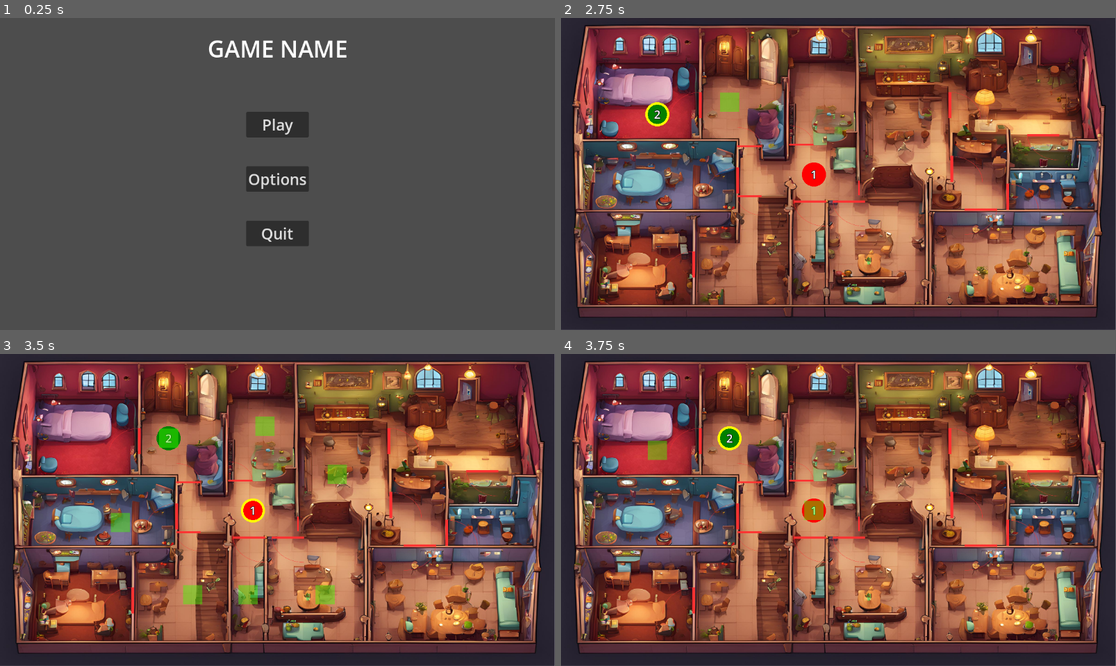
Above: before the commit, frames 1-4 (two rows, left to right).
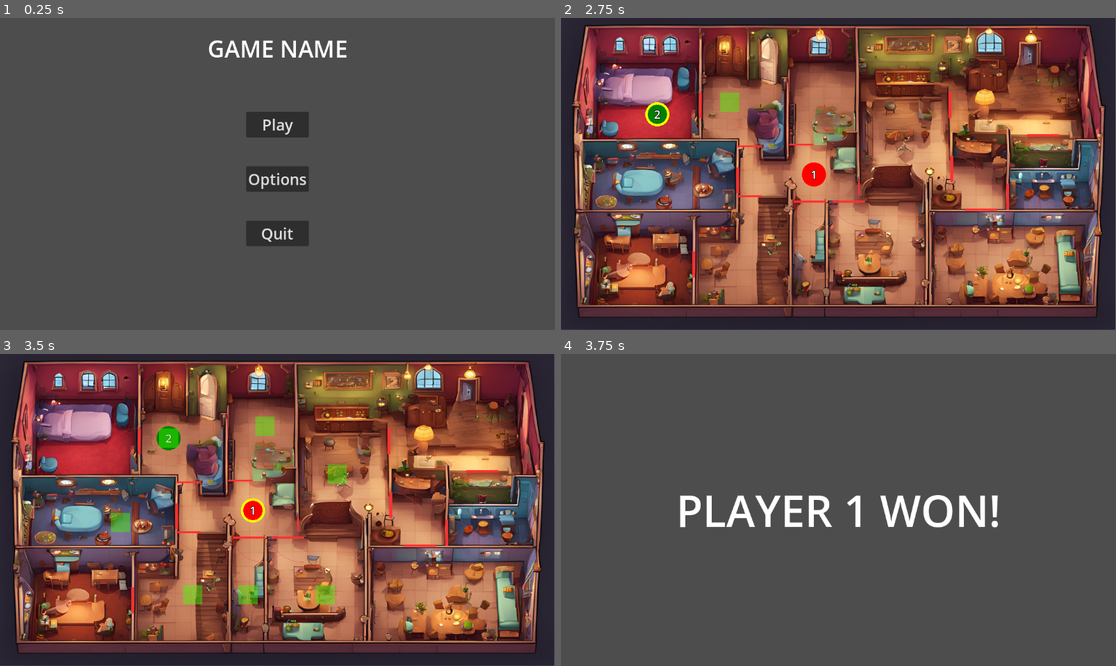
Above: after the commit, the same moments.

Repository: Yogadhveep/transylvaniagame
Game: Godot game, scene res://MainScreen.tscn
Two runs of this game, one before a commit and one after it. Both use one fixed random seed, a clock stepped at 60 frames per second and the inputs below.
Inputs (mouse positions are in pixels of both pictures, inside the frame that each line leads up to):
- Up to frame 1 (0.25 s): no input
- Up to frame 2 (2.75 s): click "Play" at 0.5 s; click "Start Game" at 1.25 s; click (816, 174) at 2 s
- Up to frame 3 (3.5 s): click (166, 438) at 2.75 s
- Up to frame 4 (3.75 s): click (727, 438) at 3.52 s

Frames 1-3 are identical in both runs. In frame 4, 97% of the frame differs, in the area x 0-100%, y 0-100%.

Commit message:
eeeeeeeeeeeeee

Diff:
--- a/transylvaniagame/Global.gd
+++ b/transylvaniagame/Global.gd
@@ -20,6 +20,9 @@
 }
 var turn = 1
 var highlighted_moves = []
+var dead = []
+var alive = -1
+
 
 func get_connected(node):
 	return map.get(node, [])
@@ -29,6 +32,8 @@
 		turn = 1
 	else:
 		turn = turn +1
+	if turn in dead:
+		turn_ended()
 
 func remove_moves(Graph):
 	for move in highlighted_moves:
@@ -39,3 +44,6 @@
 	highlighted_moves = map[node]
 	for move in highlighted_moves:
 		Graph.get_node("Node"+str(move)).highlight_node(true)
+func kill(node):
+	dead.append(node)
+	alive = alive -1
--- /dev/null
+++ b/transylvaniagame/end_game.gd
@@ -0,0 +1,15 @@
+
+extends Control
+
+
+# Called when the node enters the scene tree for the first time.
+func _ready() -> void:
+	for player in range(1,Global.player_count+1):
+		if not (player in Global.dead):
+			$Label.text = "PLAYER "+str(player)+" WON!"
+			return
+
+
+# Called every frame. 'delta' is the elapsed time since the previous frame.
+func _process(delta: float) -> void:
+	pass
--- /dev/null
+++ b/transylvaniagame/end_game.tscn
@@ -0,0 +1,31 @@
+[gd_scene load_steps=3 format=3 uid="uid://ch2wj8qeu4vff"]
+
+[ext_resource type="Script" path="res://end_game.gd" id="1_60p5s"]
+
+[sub_resource type="LabelSettings" id="LabelSettings_thlx5"]
+font_size = 90
+
+[node name="Control" type="Control"]
+layout_mode = 3
+anchors_preset = 15
+anchor_right = 1.0
+anchor_bottom = 1.0
+grow_horizontal = 2
+grow_vertical = 2
+script = ExtResource("1_60p5s")
+
+[node name="Label" type="Label" parent="."]
+layout_mode = 1
+anchors_preset = 8
+anchor_left = 0.5
+anchor_top = 0.5
+anchor_right = 0.5
+anchor_bottom = 0.5
+offset_left = -220.5
+offset_top = -62.0
+offset_right = 220.5
+offset_bottom = 62.0
+grow_horizontal = 2
+grow_vertical = 2
+text = "EXAMPLE"
+label_settings = SubResource("LabelSettings_thlx5")
--- a/transylvaniagame/graph_node.gd
+++ b/transylvaniagame/graph_node.gd
@@ -18,6 +18,13 @@
 		move_player()
 	else:
 		print("ENGAGE")
+		Global.kill(player)
+		$"../../Players".get_node("Player"+str(player)).get_node("Label").visible = false
+		$"../../Players".get_node("Player"+str(player)).visible = false
+		move_player()
+		if Global.alive <= 1:
+			get_tree().change_scene_to_file("res://end_game.tscn")
+
 
 	$"../../Players".get_node("Player"+str(Global.turn)).selected(false)
 	Global.turn_ended()
--- a/transylvaniagame/starting_screen.gd
+++ b/transylvaniagame/starting_screen.gd
@@ -17,4 +17,5 @@
 
 func _on_start_game_pressed() -> void:
 	Global.player_count = $VBoxContainer/PlayerCountCont2/PlayerCount.value
+	Global.alive = Global.player_count
 	get_tree().change_scene_to_file("res://Game.tscn")
